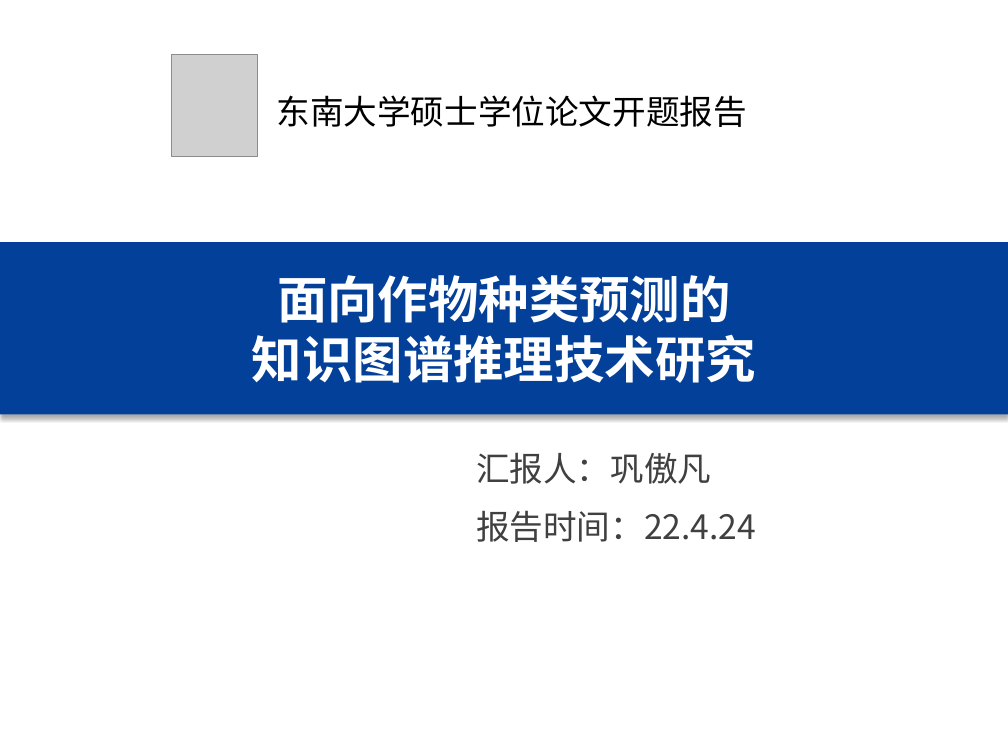
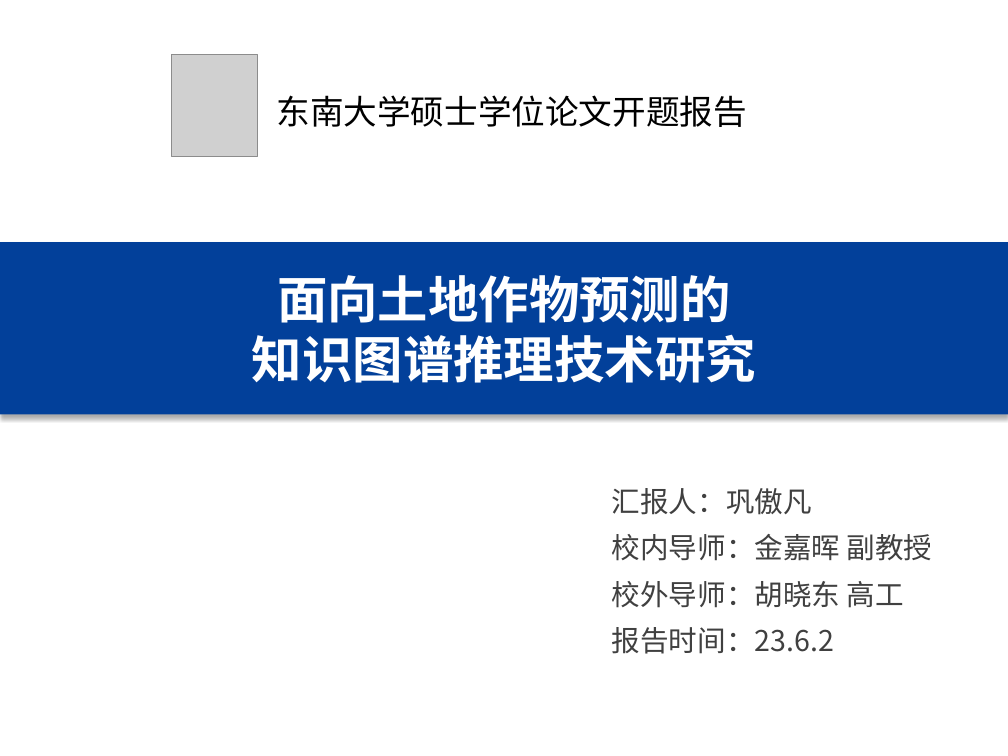
Before and after one commit to seu-cloud/seu-cloud-study, a slide deck: slide 1 of PPT/2023/20230602-巩傲凡-面向作物种类预测的知识推理技术研究.pptx. Drawn at 1008x756 pixels with LibreOffice and Linux fonts; fonts in the diff are those of the drawing; grey boxes stand for pictures. Boxes give left, top, right and bottom in pixels: in the first picture for what was removed or moved away, otherwise in the second. Text is boxed around its words. In the diff, an @@ line names an element or a change of style, - is before the commit and + after.

```diff
--- a/PPT/2023/20230602-巩傲凡-面向作物种类预测的知识推理技术研究.pptx
+++ b/PPT/2023/20230602-巩傲凡-面向作物种类预测的知识推理技术研究.pptx
@@ text in rectangle at box(277, 275, 731, 323): text changed @@
-面向作物种类预测的
+面向土地作物预测的
@@ subtitle "汇报人：巩傲凡": place and size @@
-subtitle "汇报人：巩傲凡" at box(476, 452, 756, 542)
+subtitle "汇报人：巩傲凡" at box(612, 488, 933, 654)
@@ subtitle at box(612, 488, 812, 515): size 24 to 20.4 pt in "汇报人：巩傲凡"; line spacing 0.9 to 0.7 @@
@@ subtitle at box(612, 534, 933, 654): text changed; size 24 to 20.4 pt @@
-报告时间：22.4.24
+校内导师：金嘉晖 副教授
+校外导师：胡晓东 高工
+报告时间：23.6.2
```
Also in this commit, not shown: 17 other slides changed, 1 slide added, 1 slide removed.
